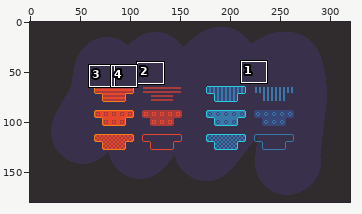
Pixel-art file -- samples/Game/mockups/Switch Blocks.ase. Above, an overview of the earlier version with the close-up marked.
Close-up. Old version:
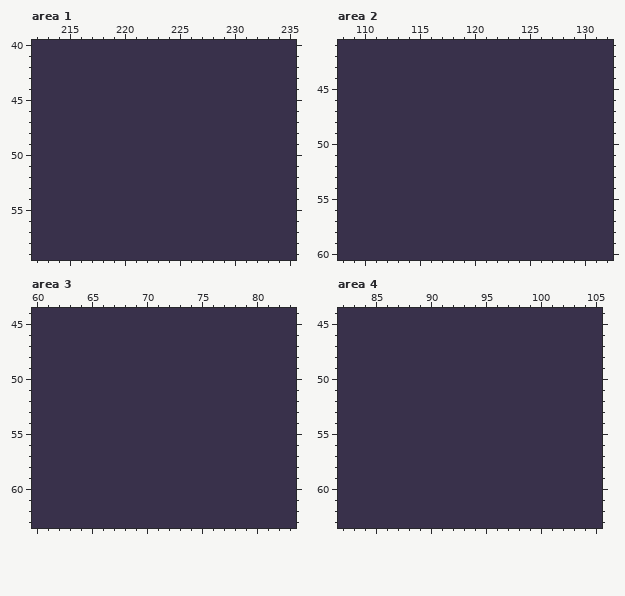
320x180 pixels, 1 frame. Shown: area 1: x 212..235, y 40..59; area 2: x 108..132, y 41..60; area 3: x 60..83, y 44..63; area 4: x 82..105, y 44..63. The commit also changed other parts of the picture, which this record leaves out.
New version:
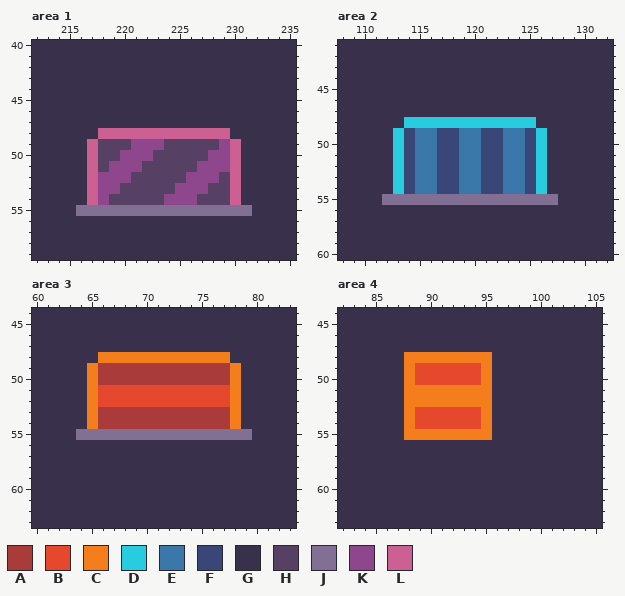
Palette (. is transparent): A #a93b3b  B #e6482e  C #f47e1b  D #28ccdf  E #3978a8  F #394778  G #39314b  H #564064  J #827094  K #8e478c  L #cd6093
Difference:
layer "Tilemap" added
Changed rows in their new state; - is an unchanged pixel.
Area 1, layer "Tilemap":
first column x 216:
48 --LLLLLLLLLLLL--
49 -LHHHKKKHHHHHKL-
50 -LHHKKKHHHHHKKL-
51 -LHKKKHHHHHKKKL-
52 -LKKKHHHHHKKKHL-
53 -LKKHHHHHKKKHHL-
54 -LKHHHHHKKKHHHL-
55 JJJJJJJJJJJJJJJJ
Area 2, layer "Tilemap":
first column x 112:
48 --DDDDDDDDDDDD--
49 -DFEEFFEEFFEEFD-
50 -DFEEFFEEFFEEFD-
51 -DFEEFFEEFFEEFD-
52 -DFEEFFEEFFEEFD-
53 -DFEEFFEEFFEEFD-
54 -DFEEFFEEFFEEFD-
55 JJJJJJJJJJJJJJJJ
Area 3, layer "Tilemap":
first column x 64:
48 --CCCCCCCCCCCC--
49 -CAAAAAAAAAAAAC-
50 -CAAAAAAAAAAAAC-
51 -CBBBBBBBBBBBBC-
52 -CBBBBBBBBBBBBC-
53 -CAAAAAAAAAAAAC-
54 -CAAAAAAAAAAAAC-
55 JJJJJJJJJJJJJJJJ
Area 4, layer "Tilemap":
first column x 88:
48 CCCCCCCC
49 CBBBBBBC
50 CBBBBBBC
51 CCCCCCCC
52 CCCCCCCC
53 CBBBBBBC
54 CBBBBBBC
55 CCCCCCCC
